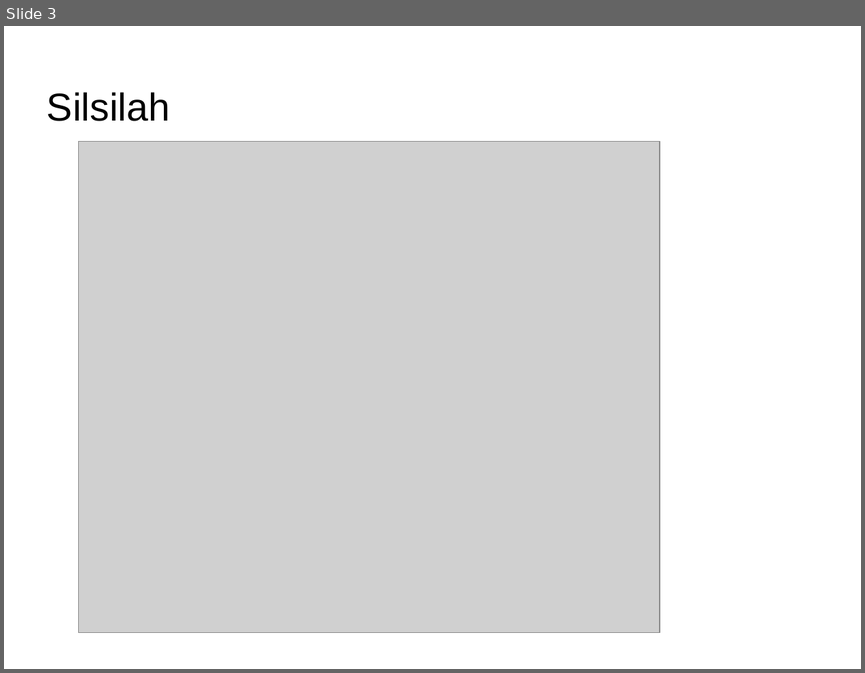
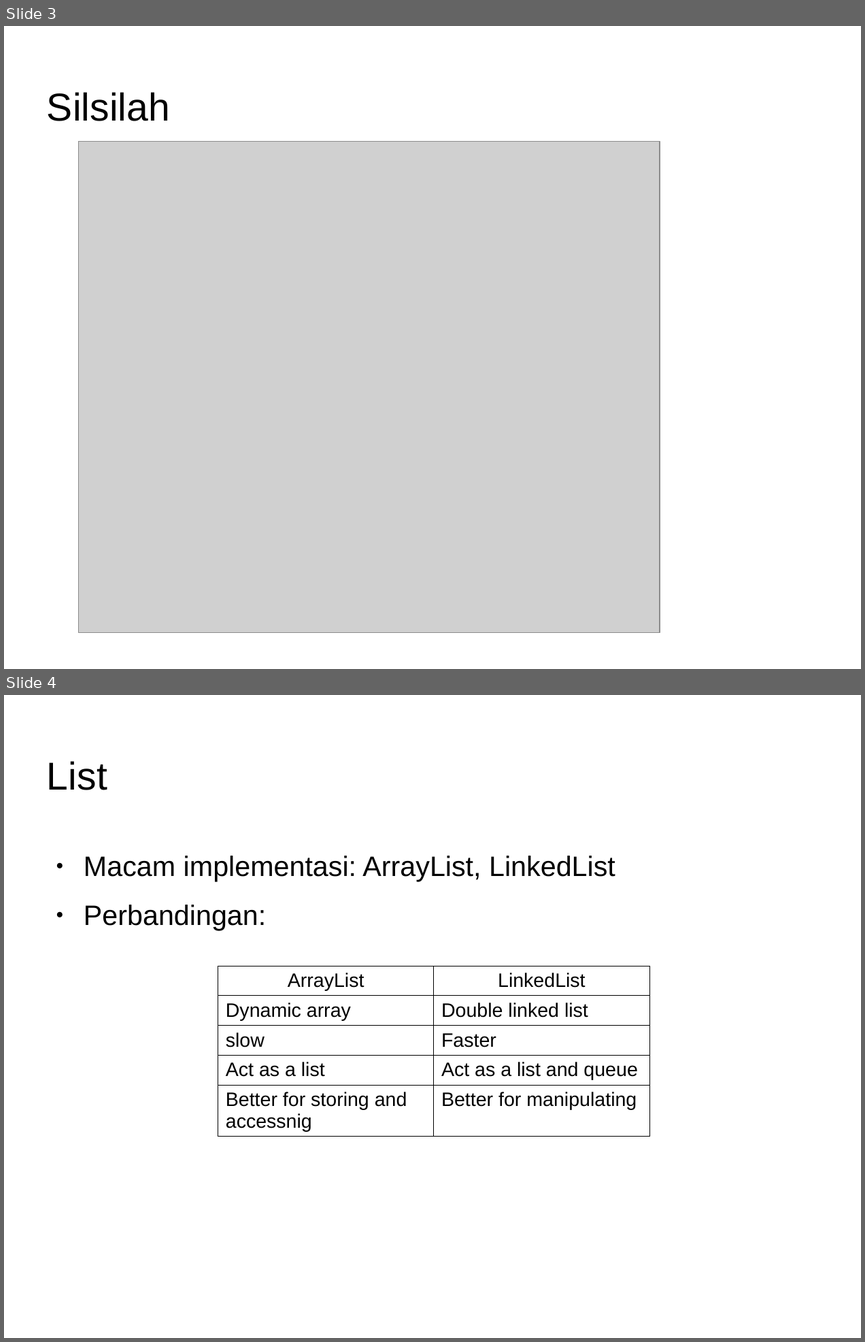
Before and after one commit to Dickyfathur7/pemrograman-komputer-2, a slide deck: collection/slide-collection.odp. Shown one above the other, each under a label of ours: slide 3 before the commit, slides 3 and 4 after it. The pictures are 865x673 and 865x1342 pixels, drawn with LibreOffice and Linux fonts; fonts in the diff are those of the drawing; grey boxes stand for pictures; background and template pictures are left out. Boxes give left, top, right and bottom in pixels: in the first picture for what was removed or moved away, otherwise in the second. Text is boxed around its words. In the diff, an @@ line names an element or a change of style, - is before the commit and + after.

```diff
--- a/collection/slide-collection.odp
+++ b/collection/slide-collection.odp
@@ slide 4 added at (4, 695, 861, 1338), background picture (left out) @@
@@ title added at (47, 761, 107, 790), 36 pt, text #000000 @@
+List
@@ text added at (84, 855, 615, 930), 26 pt, text #000000 @@
+● Macam implementasi: ArrayList, LinkedList
+● Perbandingan:
@@ table added at (218, 966, 650, 1134), 5 rows, 2 columns @@
+ArrayList | LinkedList
+Dynamic array | Double linked list
+slow | Faster
+Act as a list | Act as a list and queue
+Better for storing and accessnig | Better for manipulating
```
Also in this commit, not shown: 4 other slides added, 1 slide removed.
